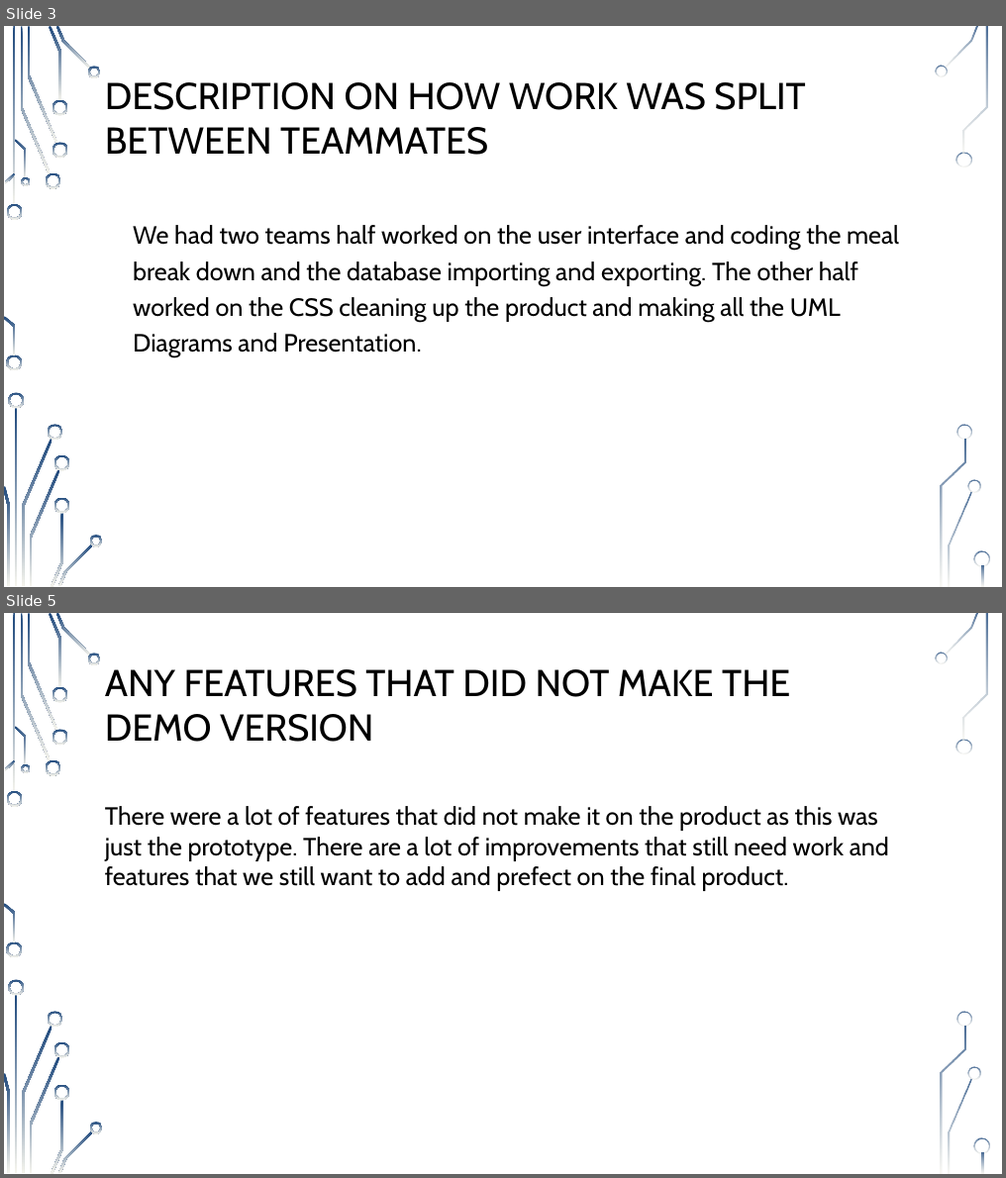
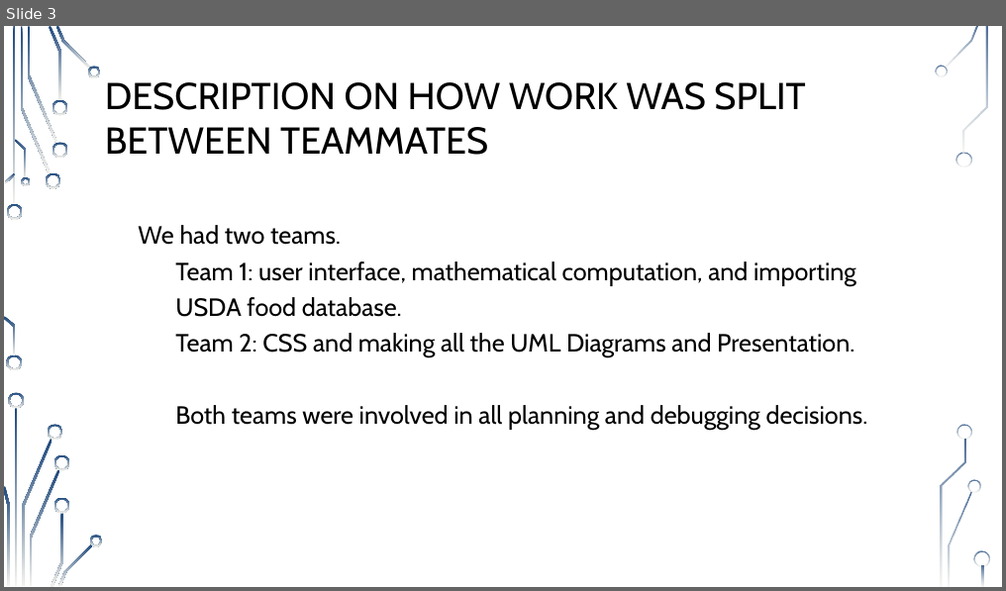
Before and after one commit to ajuhl/MacroPrepFinal, a slide deck: Documentation/EECS_448 Project 3.pptx. Shown one above the other, each under a label of ours: slides 3 and 5 before the commit, slide 3 after it; the slides between them are not shown. The pictures are 1006x1178 and 1006x591 pixels, drawn with LibreOffice and Linux fonts; fonts in the diff are those of the drawing; background and template pictures are left out. Boxes give left, top, right and bottom in pixels: in the first picture for what was removed or moved away, otherwise in the second. Text is boxed around its words. In the diff, an @@ line names an element or a change of style, - is before the commit and + after.

```diff
--- a/Documentation/EECS_448 Project 3.pptx
+++ b/Documentation/EECS_448 Project 3.pptx
@@ slide 5 removed at (4, 613, 1002, 1174), background picture (left out); not listed: 36 template elements that a slide beside it also shows @@
@@ text removed at (105, 669, 790, 742) @@
-ANY FEATURES THAT DID NOT MAKE THE DEMO VERSION
@@ text removed at (105, 806, 889, 891) @@
-There were a lot of features that did not make it on the product as this was just the prototype. There are a lot of improvements that still need work and features that we still want to add and prefect on the final product.
@@ slide 3 changed as well @@
@@ text at (138, 225, 868, 430): text changed @@
-• We had two teams half worked on the user interface and coding the meal break down and the database importing and exporting. The other half worked on the CSS cleaning up the product and making all the UML Diagrams and Presentation.
+• We had two teams.
+  • Team 1: user interface, mathematical computation, and importing USDA food database.
+  • Team 2: CSS and making all the UML Diagrams and Presentation.
+  • Both teams were involved in all planning and debugging decisions.
```
Also in this commit, not shown: 4 other slides changed, 2 slides added.
